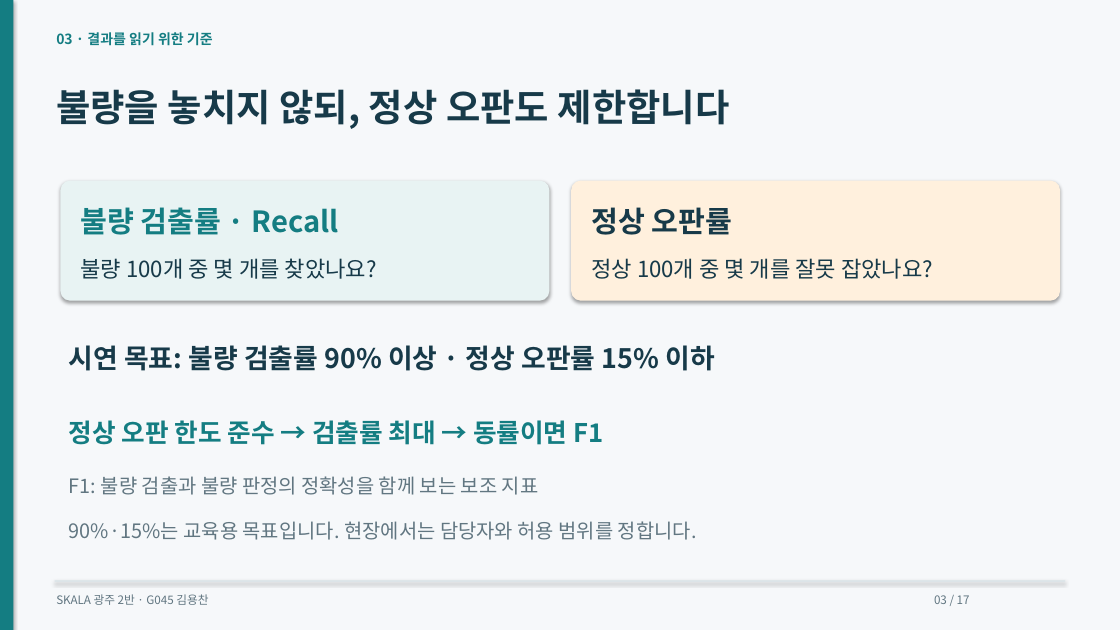
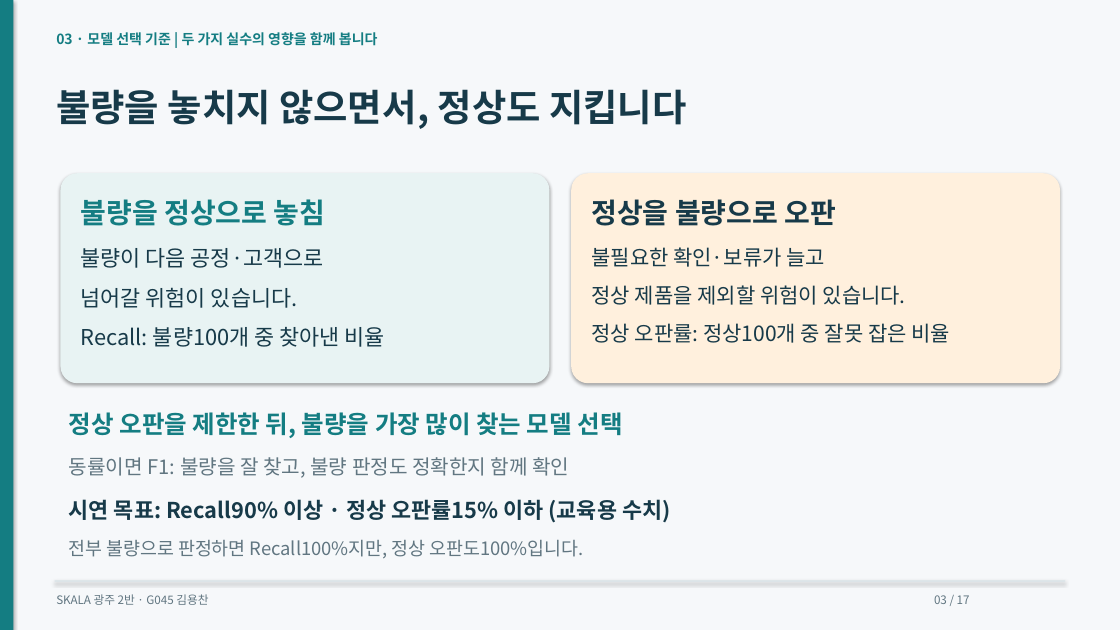
Before and after one commit to dragonchan95/Semiconductor-AI-Agent, a slide deck: slide 3 of docs/G045_Semiconductor_Agent.pptx. Drawn at 1120x630 pixels with LibreOffice and Linux fonts; fonts in the diff are those of the drawing. Boxes give left, top, right and bottom in pixels: in the first picture for what was removed or moved away, otherwise in the second. Text is boxed around its words. In the diff, an @@ line names an element or a change of style, - is before the commit and + after.

Commit message:
Explain defect recall and false alarms for presentation audience

```diff
--- a/docs/G045_Semiconductor_Agent.pptx
+++ b/docs/G045_Semiconductor_Agent.pptx
@@ text at (56, 32, 378, 46): text changed @@
-03 · 결과를 읽기 위한 기준
+03 · 모델 선택 기준 | 두 가지 실수의 영향을 함께 봅니다
@@ text at (56, 89, 686, 129): text changed @@
-불량을 놓치지 않되, 정상 오판도 제한합니다
+불량을 놓치지 않으면서, 정상도 지킵니다
@@ rounded rectangle: place and size @@
-rounded rectangle at (60, 181, 549, 301)
+rounded rectangle at (60, 173, 549, 383)
@@ rounded rectangle: place and size @@
-rounded rectangle at (571, 181, 1060, 301)
+rounded rectangle at (571, 173, 1060, 383)
@@ text at (81, 199, 326, 226): text changed; size 25 to 24 pt @@
-불량 검출률 · Recall
+불량을 정상으로 놓침
@@ text at (591, 199, 836, 226): text changed; size 25 to 24 pt @@
-정상 오판률
+정상을 불량으로 오판
@@ text at (81, 248, 385, 347): text changed; size 19 to 18.8 pt @@
-불량 100개 중 몇 개를 찾았나요?
+불량이 다음 공정·고객으로
+넘어갈 위험이 있습니다.
+Recall: 불량100개 중 찾아낸 비율
@@ text at (591, 247, 951, 343): text changed; size 19 to 18 pt @@
-정상 100개 중 몇 개를 잘못 잡았나요?
+불필요한 확인·보류가 늘고
+정상 제품을 제외할 위험이 있습니다.
+정상 오판률: 정상100개 중 잘못 잡은 비율
@@ text at (69, 412, 623, 438): text changed; size 22 to 21 pt @@
-정상 오판 한도 준수 → 검출률 최대 → 동률이면 F1
+정상 오판을 제한한 뒤, 불량을 가장 많이 찾는 모델 선택
@@ text at (69, 457, 569, 478): text changed; size 17 to 17.2 pt @@
-F1: 불량 검출과 불량 판정의 정확성을 함께 보는 보조 지표
+동률이면 F1: 불량을 잘 찾고, 불량 판정도 정확한지 함께 확인
@@ text at (69, 499, 670, 523): text changed; size 23 to 18.8 pt @@
-시연 목표: 불량 검출률 90% 이상 · 정상 오판률 15% 이하
+시연 목표: Recall90% 이상 · 정상 오판률15% 이하 (교육용 수치)
@@ text at (69, 540, 584, 558): text changed; size 17 to 15.8 pt @@
-90%·15%는 교육용 목표입니다. 현장에서는 담당자와 허용 범위를 정합니다.
+전부 불량으로 판정하면 Recall100%지만, 정상 오판도100%입니다.
```
Also in this commit, not shown: 7 other slides changed, 5 other files.
